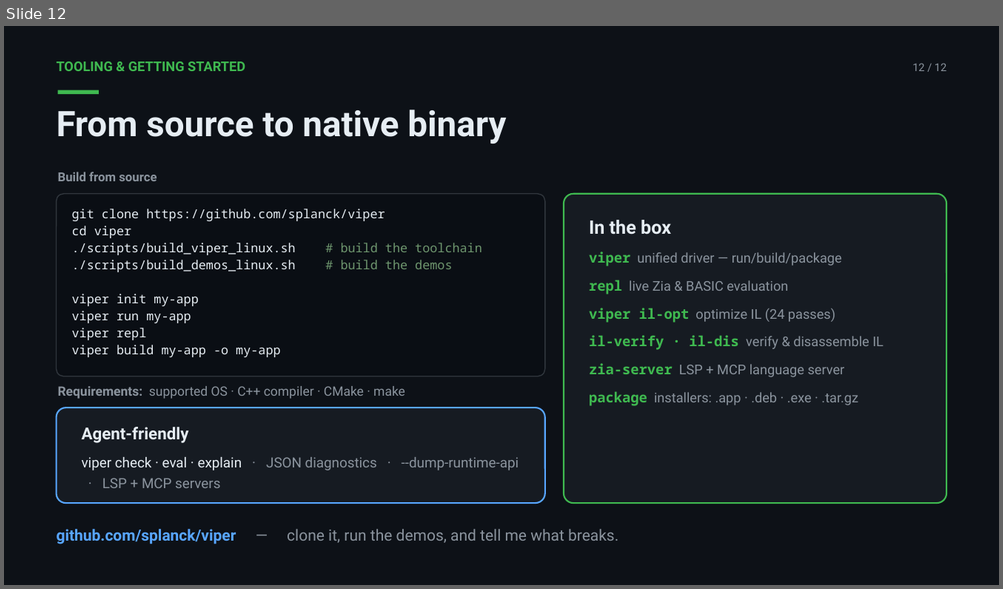
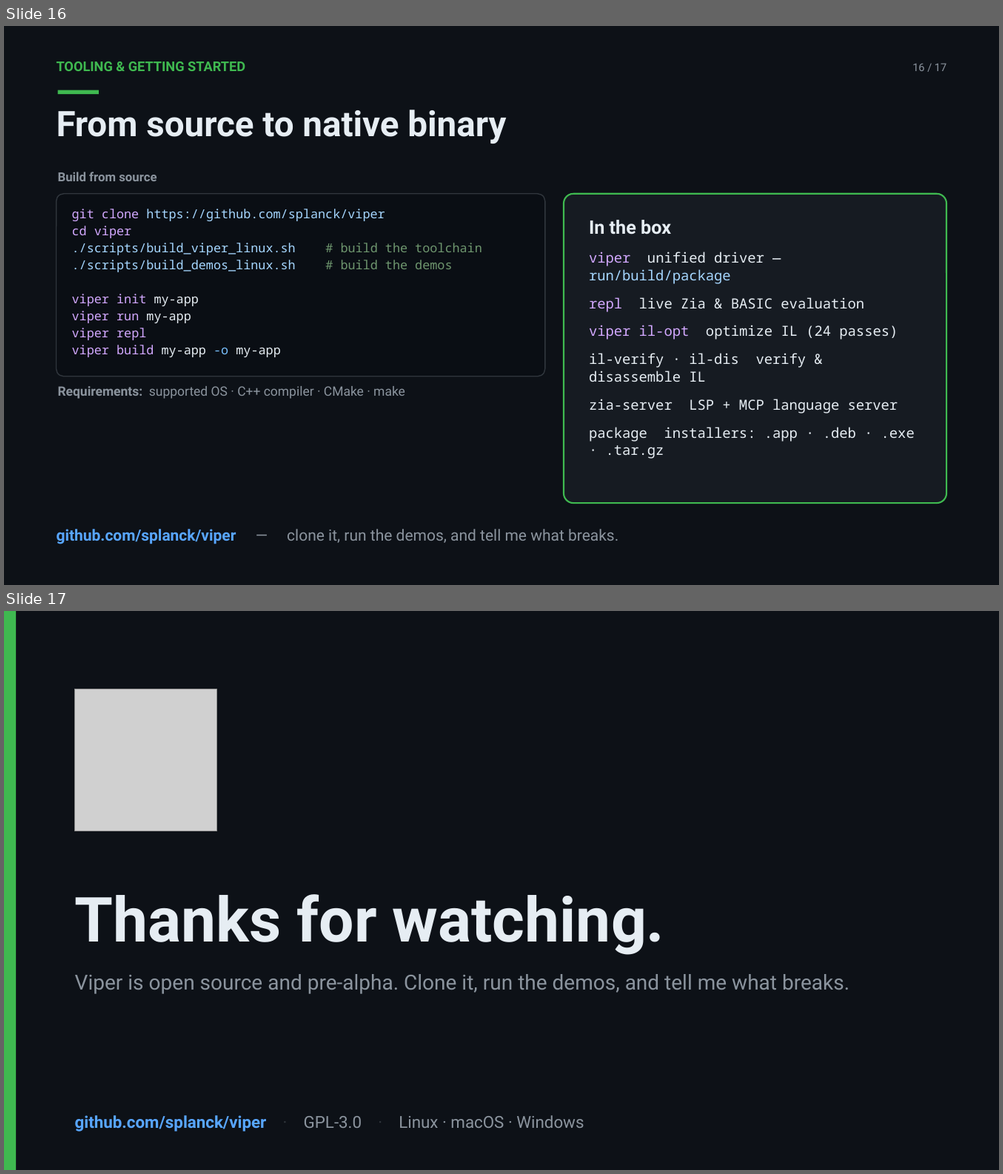
Before and after one commit to splanck/viper, a slide deck: misc/presentation/Viper_Intro_Revised.pptx. Shown one above the other, each under a label of ours: slide 12 before the commit, slides 16 and 17 after it. The pictures are 1003x589 and 1003x1174 pixels, drawn with LibreOffice and Linux fonts; fonts in the diff are those of the drawing; grey boxes stand for pictures. Boxes give left, top, right and bottom in pixels: in the first picture for what was removed or moved away, otherwise in the second. Text is boxed around its words. In the diff, an @@ line names an element or a change of style, - is before the commit and + after.

```diff
--- a/misc/presentation/Viper_Intro_Revised.pptx
+++ b/misc/presentation/Viper_Intro_Revised.pptx
@@ slide 17 added at bbox=[4, 611, 999, 1170], background #FFFFFF @@
@@ rectangle added at bbox=[4, 611, 999, 1170], fill #0D1117 @@
@@ rectangle added at bbox=[4, 611, 16, 1170], fill #3FB950 @@
@@ picture added at bbox=[75, 689, 216, 831] @@
@@ text added at bbox=[75, 894, 665, 955], 60 pt, text #E6EDF3, bold @@
+Thanks for watching.
@@ text added at bbox=[75, 974, 849, 994], 20 pt, text #8B949E @@
+Viper is open source and pre-alpha. Clone it, run the demos, and tell me what breaks.
@@ text added at bbox=[75, 1116, 583, 1132], 16 pt, text #8B949E @@
+github.com/splanck/viper · GPL-3.0 · Linux · macOS · Windows
@@ what was slide 12 is now slide 16 @@
@@ slide 16 changed as well @@
@@ text at bbox=[912, 63, 946, 71]: text changed @@
-12 / 12
+16 / 17
@@ rounded rectangle "git clone https://github.com/splanck/viper" at bbox=[57, 194, 545, 377]: text colour #E6EDF3 to #D2A8FF in "git clone", "cd viper", "viper init", "viper run" and 2 more places; text colour #E6EDF3 to #A5D6FF in "https://github.com/splanck/viper", "./scripts/build_viper_linux.sh", "./scripts/build_demos_linux.sh"; text colour #E6EDF3 to #79C0FF in "-o" @@
@@ text in rounded rectangle at bbox=[589, 252, 914, 459]: size 13 to 13.5 pt, font Roboto to Noto Sans Mono in "unified driver — run/build/package", "live Zia & BASIC evaluation", "optimize IL (24 passes)", "verify & disassemble IL" and 2 more places; text colour #3FB950 to #D2A8FF in "viper", "repl", "viper il-opt"; text colour #8B949E to #E6EDF3 in "unified driver —", "live Zia & BASIC evaluation", "optimize IL (24 passes)", "verify & disassemble IL" and 2 more places; text colour #8B949E to #A5D6FF in "run/build/package"; bold off in "viper", "repl", "viper il-opt", "il-verify · il-dis" and 2 more places; text colour #3FB950 to #E6EDF3 in "il-verify · il-dis", "zia-server", "package" @@
@@ rounded rectangle removed at bbox=[57, 408, 545, 503] @@
-Agent-friendly
-viper check · eval · explain · JSON diagnostics · --dump-runtime-api · LSP + MCP servers
```
Also in this commit, not shown: 10 other slides changed, 4 other slides added, 17 other files.
